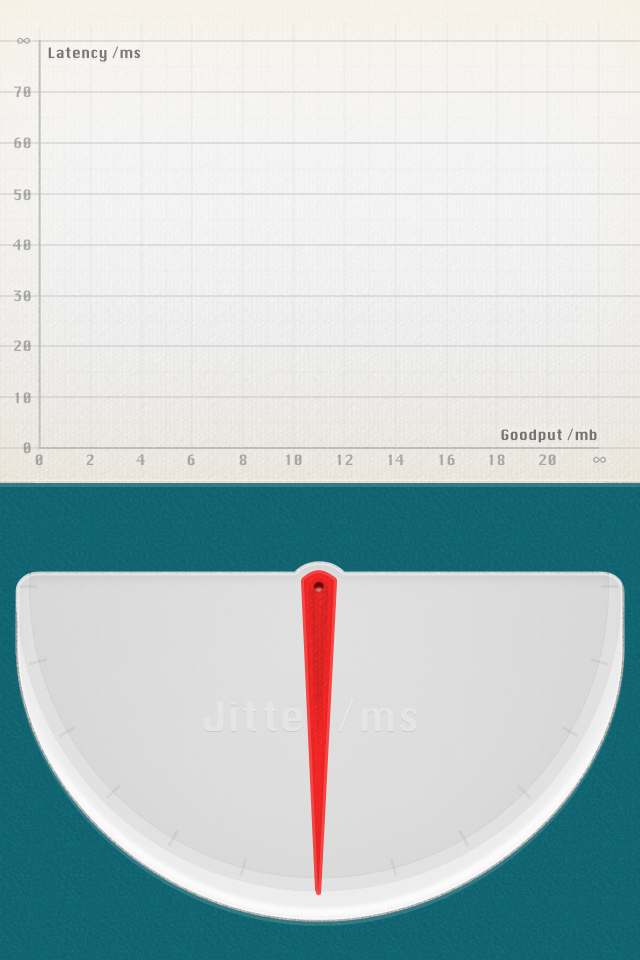
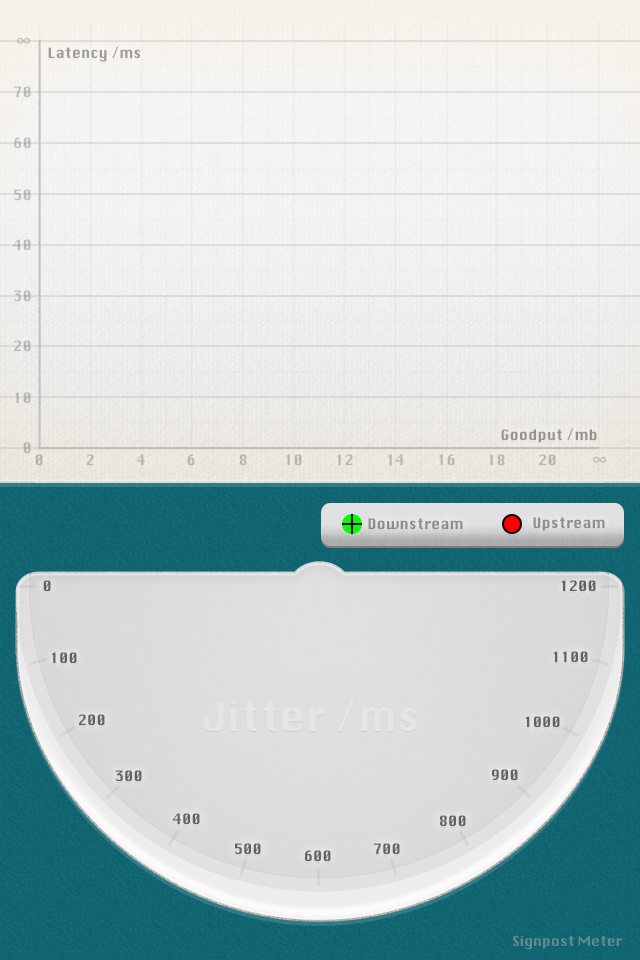
Comparing the layer stacks of the two 640x960 images. Changes:
added group "Legend" (1st of 2) with 6 layers above "Connect" over [321, 503, 624, 548]
added layer "Green copy" in group "Legend" over [502, 514, 522, 534]
added layer "Upstream" (50%) in group "Legend" over [533, 517, 605, 531]
added layer "Downstream" (50%) in group "Legend" over [368, 518, 463, 529]
added layer "cross" in group "Legend" over [342, 514, 362, 534]
added layer "Green" in group "Legend" over [342, 514, 362, 534]
added layer "Legend" (2nd of 2, in "Legend") in group "Legend" over [321, 503, 624, 548]
showed "Signpost Meter" over [513, 936, 623, 950]
painted on "x -axis" over [39, 449, 599, 450]
painted on "Shape 11 copy 10" (2nd of 4, in "Bandwidth" › "hrizontal lines major"), masked it over [23, 447, 599, 450]
painted on "Shape 11 copy 2" (2nd of 4, in "Bandwidth" › "hrizontal lines major"), masked it over [17, 40, 121, 43]
painted on "Shape 11 copy 11" (3rd of 4, in "Bandwidth" › "Vertical lines minor"), masked it over [63, 42, 66, 450]
painted on "Shape 11" (3rd of 4, in "Bandwidth" › "Vertical lines minor"), masked it over [114, 42, 117, 450]
painted on "Shape 11" (4th of 4, in "Bandwidth" › "Vertical lines major"), masked it over [89, 50, 92, 465]
hid group "needle" (1st of 2) (2 layers) over [304, 573, 335, 893]
painted on "needle" (2nd of 2, in "needle"), masked it over [304, 573, 335, 893]
added group "Labels" with 13 layers in group "Jitter" over [43, 580, 596, 861]
added layer "1200" (70%) in group "Labels" over [561, 580, 596, 591]
added layer "1100" (70%) in group "Labels" over [553, 651, 588, 662]
added layer "1000" (70%) in group "Labels" over [525, 716, 560, 727]
added layer "400" (70%) in group "Labels" over [172, 813, 200, 824]
painted on "Jitter" (2nd of 2, in "Jitter"), masked it over [16, 570, 623, 914]
painted on "JitterDial copy", masked it over [29, 298, 609, 879]
…and 30 more changes (9 added, 21 mask, 21 painted)
